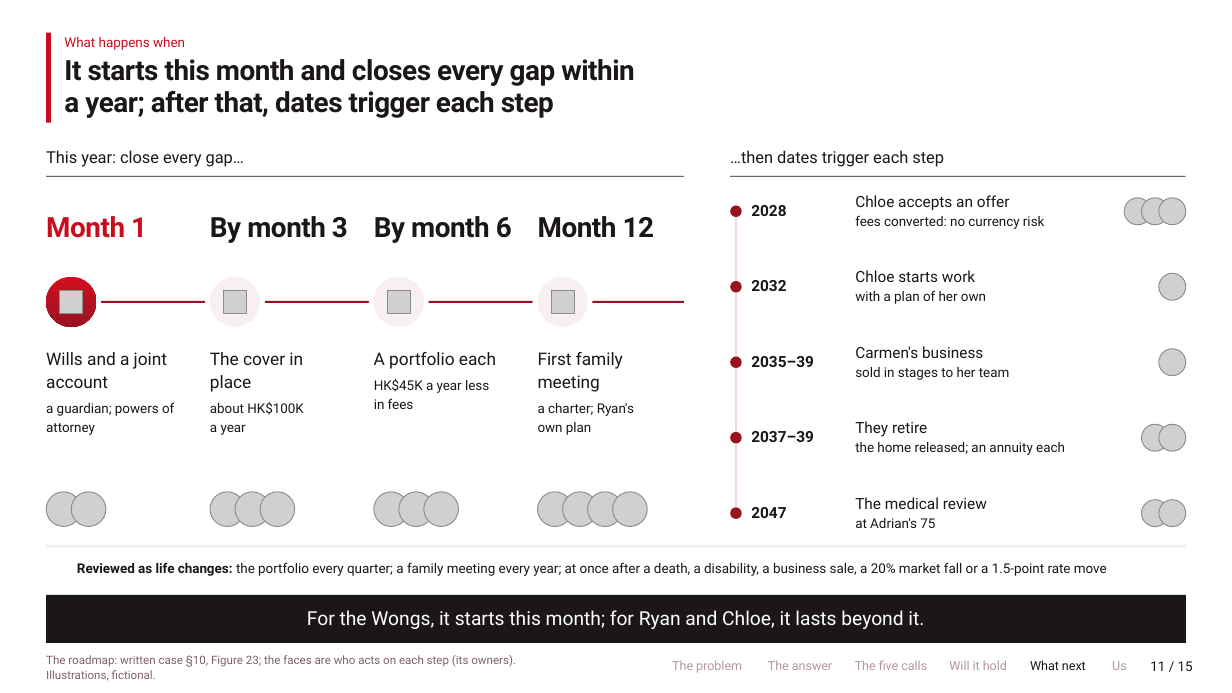
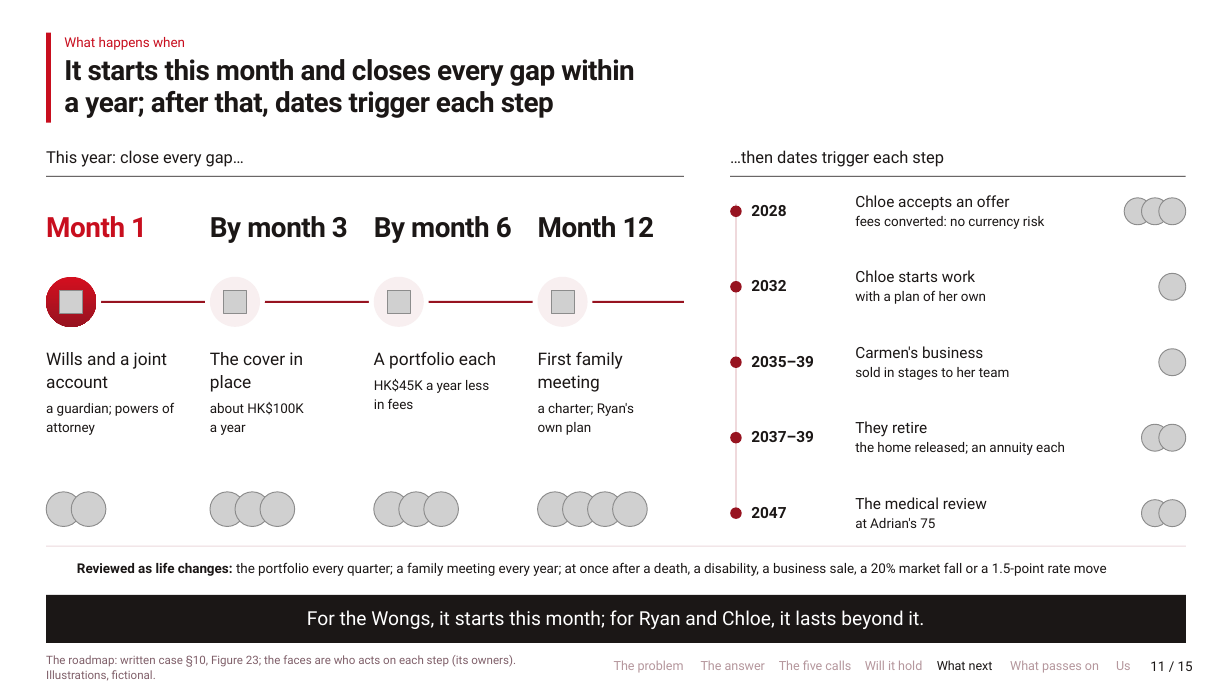
Before and after one commit to Peeradonn/finplan, a slide deck: slide 11 of round2/Axis_present.pptx. Drawn at 1232x693 pixels with LibreOffice and Linux fonts; fonts in the diff are those of the drawing; grey boxes stand for pictures; background and template pictures are left out. Boxes give left, top, right and bottom in pixels: in the first picture for what was removed or moved away, otherwise in the second. Text is boxed around its words. In the diff, an @@ line names an element or a change of style, - is before the commit and + after.

```diff
--- a/round2/Axis_present.pptx
+++ b/round2/Axis_present.pptx
@@ text "The problem": place and size @@
-text "The problem" at <box>672,660,742,673</box>
+text "The problem" at <box>614,660,684,672</box>
@@ text "The answer": place and size @@
-text "The answer" at <box>768,660,832,670</box>
+text "The answer" at <box>701,661,765,670</box>
@@ text "The five calls": place and size @@
-text "The five calls" at <box>855,660,927,670</box>
+text "The five calls" at <box>779,660,851,670</box>
@@ text "Will it hold": place and size @@
-text "Will it hold" at <box>949,660,1007,670</box>
+text "Will it hold" at <box>865,660,922,670</box>
@@ text "What next": place and size @@
-text "What next" at <box>1030,660,1086,670</box>
+text "What next" at <box>937,660,993,670</box>
@@ text added at <box>1010,660,1099,673</box>, 9.8 pt, text #B5979D @@
+What passes on
@@ text "Us": place and size @@
-text "Us" at <box>1112,661,1127,670</box>
+text "Us" at <box>1116,661,1131,670</box>
```
Also in this commit, not shown: 12 other slides changed, 13 other files.
